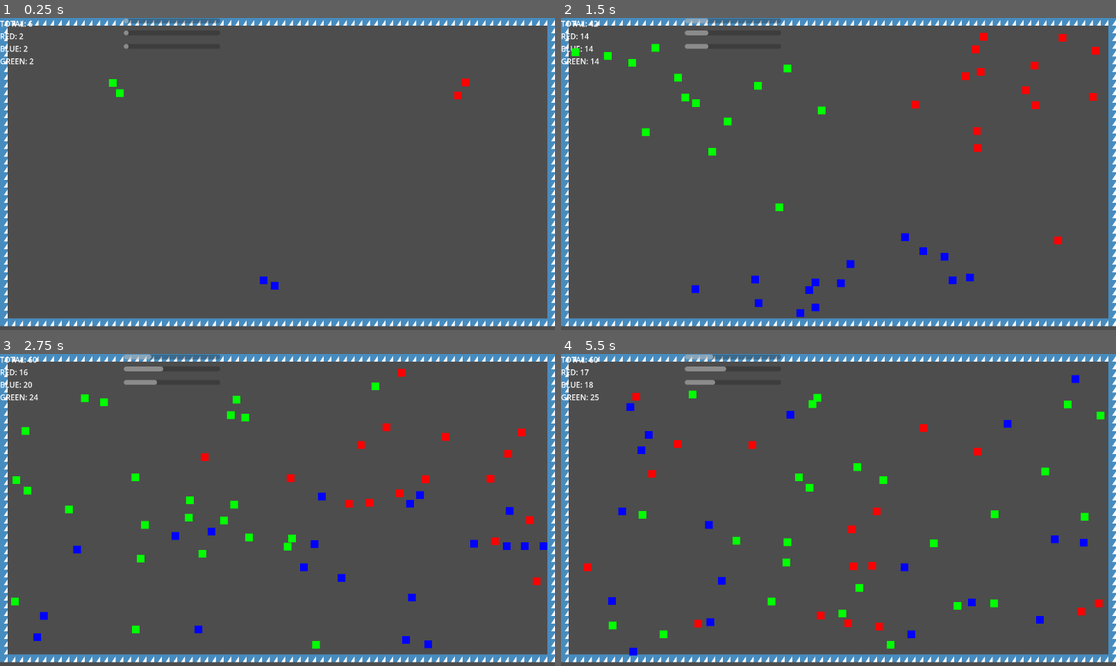
Above: before the commit, frames 1-4 (two rows, left to right).
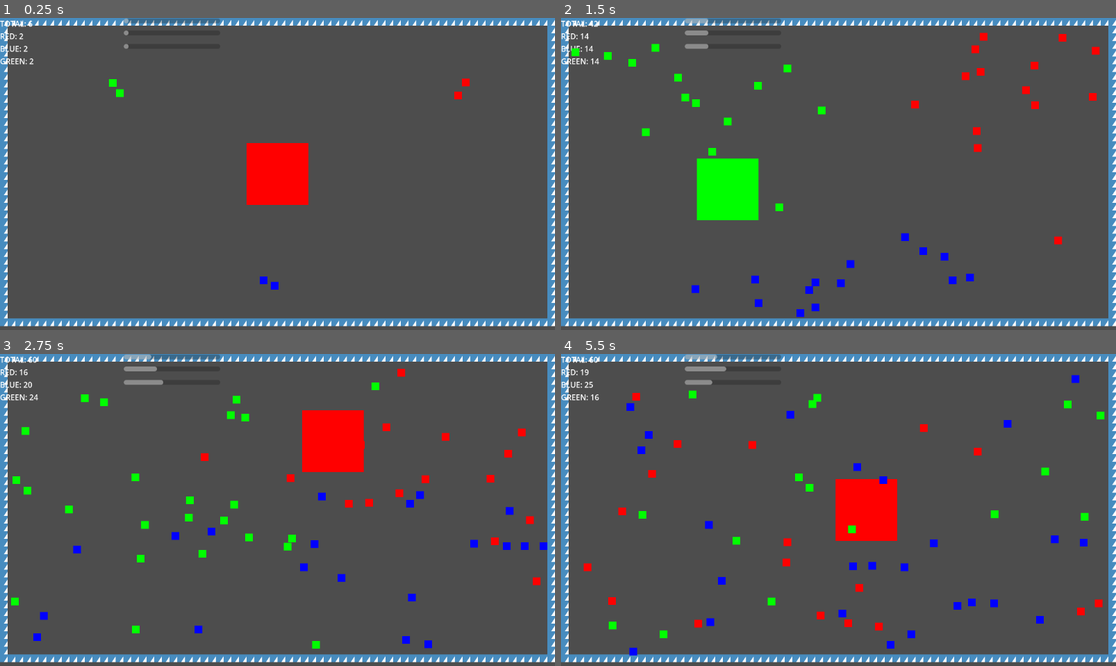
Above: after the commit, the same moments.

Repository: CWmain/island
Game: Godot game, scene res://scenes/main.tscn
The game is run twice, just before and just after one commit, with the same random seed, the same clock (stepped at 60 frames per second) and the same inputs. The engine's default icon, where the game draws it, is replaced by a stand-in: a white triangle on a blue panel in a dark square.
Inputs (mouse positions are in pixels of both pictures, inside the frame that each line leads up to):
- Up to frame 1 (0.25 s): no input
- Up to frame 2 (1.5 s): move the mouse to (960, 158) at 0.52 s; tap Mouse wheel down (CycleDown, bound only after the commit) at 0.6 s; tap Mouse wheel up (CycleUp, bound only after the commit) at 0.8, 1.35 s; move the mouse to (727, 189) at 1.27 s
- Up to frame 3 (2.75 s): tap Mouse wheel down (CycleDown, bound only after the commit) at 1.55, 2.1 s; move the mouse to (333, 441) at 2.02 s; tap Mouse wheel up (CycleUp, bound only after the commit) at 2.3 s
- Up to frame 4 (5.5 s): move the mouse to (810, 572) at 2.77 s; tap Mouse wheel up (CycleUp, bound only after the commit) at 2.85, 3.8, 4.35, 5.3 s; tap Mouse wheel down (CycleDown, bound only after the commit) at 3.05, 3.6, 4.55, 5.1 s; move the mouse to (1005, 556) at 3.52 s; move the mouse to (672, 463) at 4.27 s; move the mouse to (866, 510) at 5.02 s

The runs differ from the first frame. In frame 1, 2.2% of the frame differs, in the area x 44-56%, y 40-60%; in frame 2, 2.2%; in frame 3, 2.2%; in frame 4, 2.7%, in the area x 4-79%, y 0-95%.

Commit message:
Added a conversion zone which follows the mouse and allows the user to change the color of soliders who pass thru them. Not a massive fan of this current implementation, will need to think more

Diff:
--- a/UI/solider_counter.tscn
+++ b/UI/solider_counter.tscn
@@ -17,7 +17,7 @@
 value = 0.5
 show_percentage = false
 
-[node name="Green" type="ProgressBar" parent="."]
+[node name="Blue" type="ProgressBar" parent="."]
 layout_mode = 0
 offset_left = 257.0
 offset_top = 26.0
@@ -26,7 +26,7 @@
 max_value = 1.0
 show_percentage = false
 
-[node name="Blue" type="ProgressBar" parent="."]
+[node name="Green" type="ProgressBar" parent="."]
 layout_mode = 0
 offset_left = 257.0
 offset_top = 54.0
--- /dev/null
+++ b/objects/conversionZone/conversion_zone.gd
@@ -0,0 +1,39 @@
+extends Area2D
+
+@onready var color_rect: ColorRect = $ColorRect
+
+@export var zoneColor: Solider.soliderColor = 0 as Solider.soliderColor:
+	set(value):
+		zoneColor = value
+		updateColorRect()
+
+func _ready()->void:
+	updateColorRect()
+
+func _input(event: InputEvent) -> void:
+	if event.is_action("CycleDown"):
+		zoneColor = zoneColor-1 if zoneColor-1 >= 0 else 2
+		updateColorRect()
+	if event.is_action("CycleUp"):
+		zoneColor = zoneColor+1 if zoneColor+1 < 3 else 0
+		updateColorRect()
+
+func _physics_process(delta: float) -> void:
+	position = get_global_mouse_position()
+
+func updateColorRect()->void:
+	match zoneColor:
+			Solider.soliderColor.RED:
+				color_rect.color = Color.RED
+			Solider.soliderColor.GREEN:
+				color_rect.color = Color.GREEN
+			Solider.soliderColor.BLUE:
+				color_rect.color = Color.BLUE
+
+func _on_body_entered(body: Node2D) -> void:
+	if body is not Solider:
+		return
+	var s: Solider = body
+	s.changedColor.emit(s.myColor, zoneColor)
+	s.myColor = zoneColor
+	body.updateColor()
--- /dev/null
+++ b/objects/conversionZone/conversion_zone.tscn
@@ -0,0 +1,20 @@
+[gd_scene load_steps=3 format=3 uid="uid://d2bg1h0guxdf4"]
+
+[ext_resource type="Script" uid="uid://dolrdjau7d80l" path="res://objects/conversionZone/conversion_zone.gd" id="1_swk70"]
+
+[sub_resource type="RectangleShape2D" id="RectangleShape2D_evmb2"]
+size = Vector2(128, 128)
+
+[node name="ConversionZone" type="Area2D"]
+script = ExtResource("1_swk70")
+
+[node name="ColorRect" type="ColorRect" parent="."]
+offset_left = -64.0
+offset_top = -64.0
+offset_right = 64.0
+offset_bottom = 64.0
+
+[node name="CollisionShape2D" type="CollisionShape2D" parent="."]
+shape = SubResource("RectangleShape2D_evmb2")
+
+[connection signal="body_entered" from="." to="." method="_on_body_entered"]
--- a/objects/solider/solider.gd
+++ b/objects/solider/solider.gd
@@ -8,7 +8,7 @@
 }
 
 @export var speed: float = 100
-@export var myColor: soliderColor = 0
+@export var myColor: soliderColor = 0 as soliderColor
 
 @onready var label: Label = $Label
 @onready var color_rect: ColorRect = $ColorRect
@@ -39,7 +39,7 @@
 	myColor = newColor
 	updateColor()
 
-func resolveWinner(color1: int, color2: int)->int:
+func resolveWinner(color1: int, color2: int)->soliderColor:
 	if color1 == color2:
 		return color1
 
--- a/project.godot
+++ b/project.godot
@@ -14,3 +14,16 @@
 run/main_scene="uid://blv1rrwv4tngb"
 config/features=PackedStringArray("4.4", "Forward Plus")
 config/icon="res://icon.svg"
+
+[input]
+
+CycleUp={
+"deadzone": 0.2,
+"events": [Object(InputEventMouseButton,"resource_local_to_scene":false,"resource_name":"","device":-1,"window_id":0,"alt_pressed":false,"shift_pressed":false,"ctrl_pressed":false,"meta_pressed":false,"button_mask":0,"position":Vector2(0, 0),"global_position":Vector2(0, 0),"factor":1.0,"button_index":4,"canceled":false,"pressed":false,"double_click":false,"script":null)
+]
+}
+CycleDown={
+"deadzone": 0.2,
+"events": [Object(InputEventMouseButton,"resource_local_to_scene":false,"resource_name":"","device":-1,"window_id":0,"alt_pressed":false,"shift_pressed":false,"ctrl_pressed":false,"meta_pressed":false,"button_mask":0,"position":Vector2(0, 0),"global_position":Vector2(0, 0),"factor":1.0,"button_index":5,"canceled":false,"pressed":false,"double_click":false,"script":null)
+]
+}
--- a/scenes/main.tscn
+++ b/scenes/main.tscn
@@ -1,9 +1,10 @@
-[gd_scene load_steps=7 format=4 uid="uid://blv1rrwv4tngb"]
+[gd_scene load_steps=8 format=4 uid="uid://blv1rrwv4tngb"]
 
 [ext_resource type="PackedScene" uid="uid://bojq7clkjdcok" path="res://objects/solider/solider.tscn" id="1_o5qli"]
 [ext_resource type="Texture2D" uid="uid://cqw4mc8hquvh1" path="res://icon.svg" id="2_0wfyh"]
 [ext_resource type="PackedScene" uid="uid://d17ccac5gl80s" path="res://objects/soliderSpawner/solider_spawner.tscn" id="3_sugp2"]
 [ext_resource type="PackedScene" uid="uid://b88cvbbpgmfls" path="res://UI/solider_counter.tscn" id="4_jyhfs"]
+[ext_resource type="PackedScene" uid="uid://d2bg1h0guxdf4" path="res://objects/conversionZone/conversion_zone.tscn" id="5_tbgi4"]
 
 [sub_resource type="TileSetAtlasSource" id="TileSetAtlasSource_sugp2"]
 texture = ExtResource("2_0wfyh")
@@ -172,3 +173,6 @@
 
 [node name="SoliderCounter" parent="." instance=ExtResource("4_jyhfs")]
 maxSoliders = 60.0
+
+[node name="ConversionZone" parent="." instance=ExtResource("5_tbgi4")]
+position = Vector2(495, 231)
Not shown, added: objects/conversionZone/conversion_zone.gd.uid
